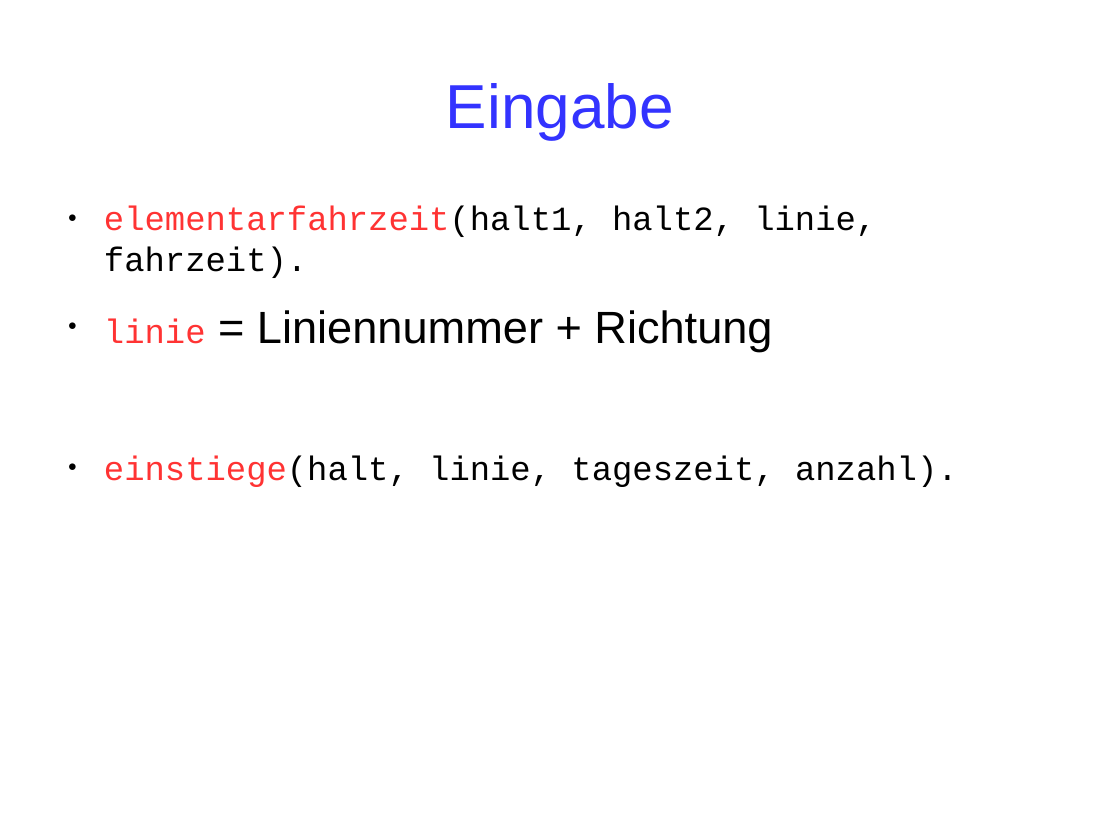
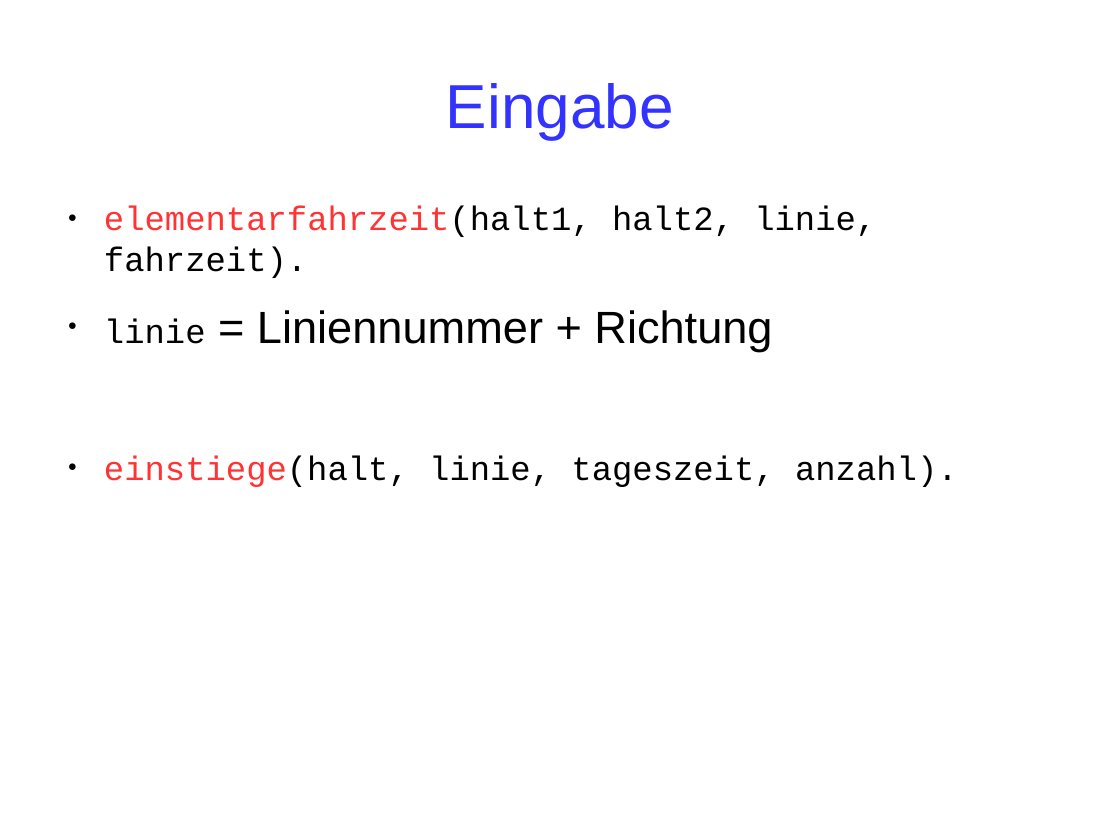
Before and after one commit to alkern/FahrplanASP, a slide deck: slide 14 of docs/presentation.odp (slide 13 before the commit). Drawn at 1120x840 pixels with LibreOffice and Linux fonts; fonts in the diff are those of the drawing. Boxes give left, top, right and bottom in pixels: in the first picture for what was removed or moved away, otherwise in the second. Text is boxed around its words. In the diff, an @@ line names an element or a change of style, - is before the commit and + after.

```diff
--- a/docs/presentation.odp
+++ b/docs/presentation.odp
@@ text at [104, 310, 772, 351]: text colour #FF3333 to #000000 in "linie" @@
```
Also in this commit, not shown: 4 slides added.
